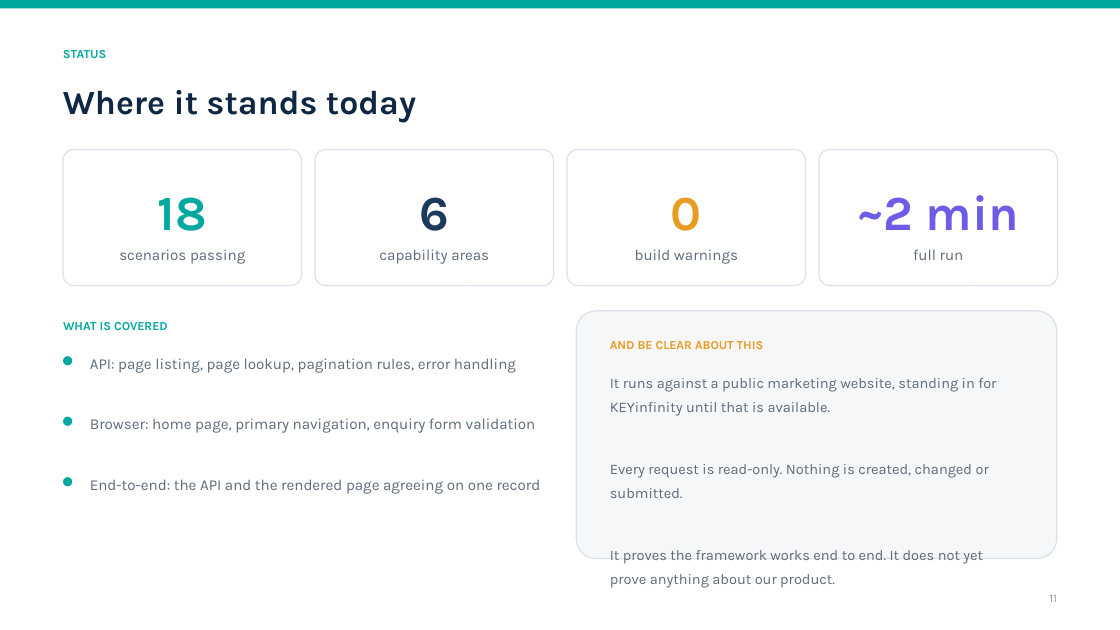
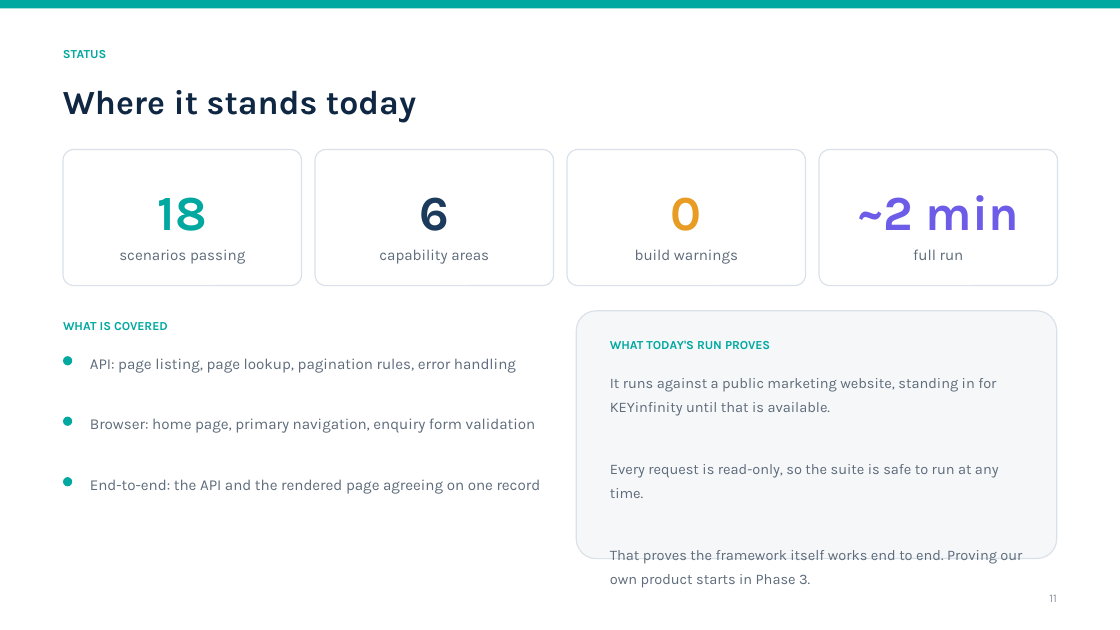
Before and after one commit to ewelanonas/QAAutomation, a slide deck: slide 11 of docs/presentation/QAAutomation-Framework-Overview.pptx. Drawn at 1120x630 pixels with LibreOffice and Linux fonts; fonts in the diff are those of the drawing. Boxes give left, top, right and bottom in pixels: in the first picture for what was removed or moved away, otherwise in the second. Text is boxed around its words. In the diff, an @@ line names an element or a change of style, - is before the commit and + after.

Commit message:
Reframe the scope slides from shortfall to planned boundary
Slides 11 and 15 carried the same facts in a more apologetic register than they needed. Every fact is unchanged: the stand-in marketing site, the read-only requests, the absent pipeline, the single browser, and the live-content fragility are all still stated. What changed is the framing - each boundary is now tied to the phase that lifts it, so the deck reads as a plan rather than a list of gaps.

```diff
--- a/docs/presentation/QAAutomation-Framework-Overview.pptx
+++ b/docs/presentation/QAAutomation-Framework-Overview.pptx
@@ text at <box>610,340,770,349</box>: text changed; text colour #E89C24 to #00A8A0 @@
-AND BE CLEAR ABOUT THIS
+WHAT TODAY'S RUN PROVES
@@ text at <box>610,464,1022,588</box>: text changed @@
-Every request is read-only. Nothing is created, changed or submitted.
-It proves the framework works end to end. It does not yet prove anything about our product.
+Every request is read-only, so the suite is safe to run at any time.
+That proves the framework itself works end to end. Proving our own product starts in Phase 3.
```
Also in this commit, not shown: 1 other slide changed, 1 other file.
